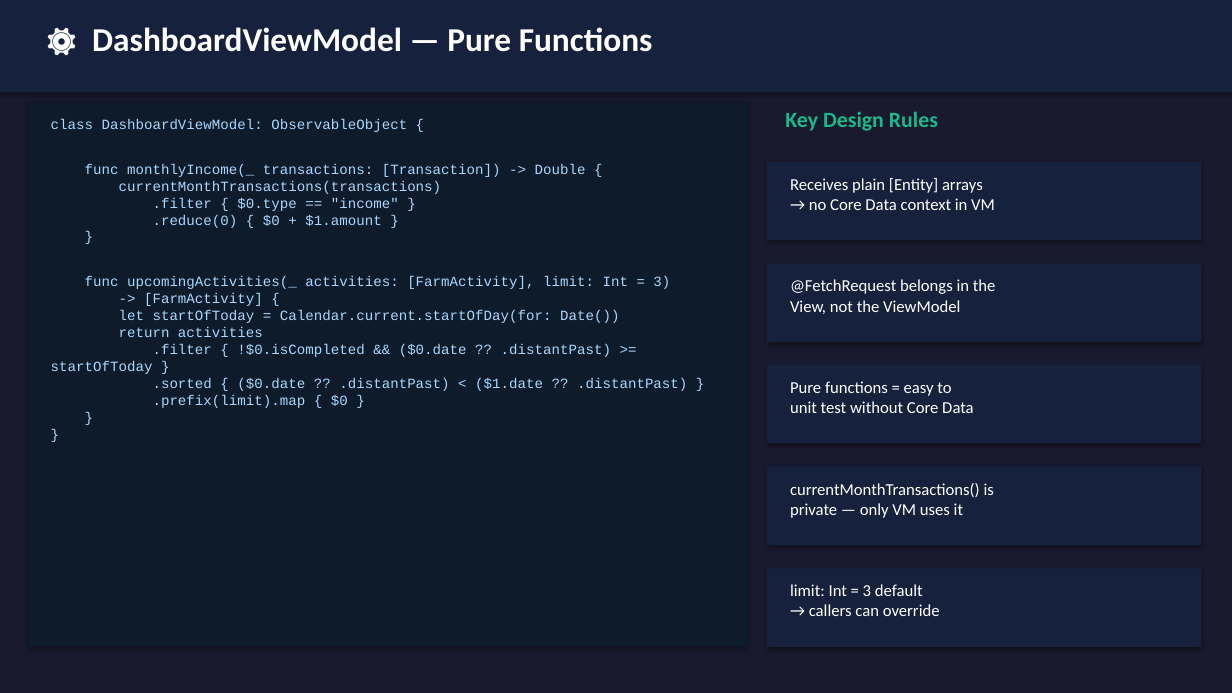
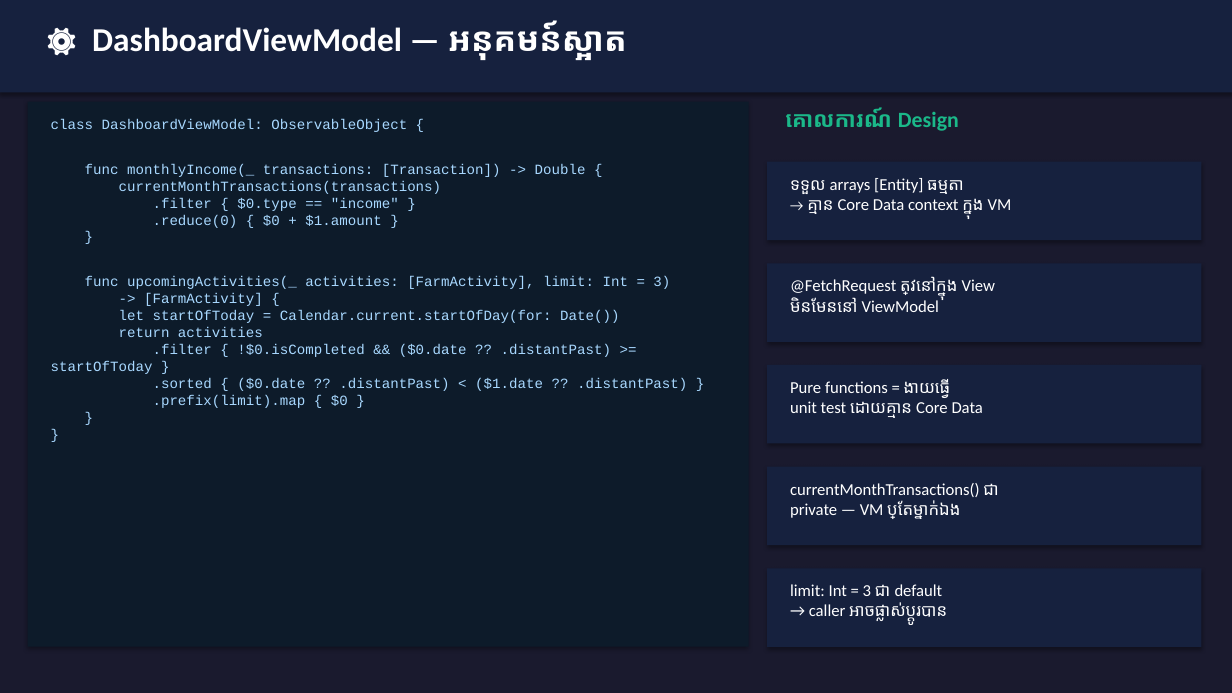
Before and after one commit to NemSothea/SwiftDoc, a slide deck: slide 5 of Week08/Week08_Dashboard_Tab.pptx. Drawn at 1232x693 pixels with LibreOffice and Linux fonts; fonts in the diff are those of the drawing. Boxes give left, top, right and bottom in pixels: in the first picture for what was removed or moved away, otherwise in the second. Text is boxed around its words. In the diff, an @@ line names an element or a change of style, - is before the commit and + after.

```diff
--- a/Week08/Week08_Dashboard_Tab.pptx
+++ b/Week08/Week08_Dashboard_Tab.pptx
@@ text at [92, 20, 627, 60]: text changed @@
-⚙️ DashboardViewModel — Pure Functions
+⚙️ DashboardViewModel — អនុគមន៍ស្អាត
@@ text at [785, 108, 959, 131]: text changed @@
-Key Design Rules
+គោលការណ៍ Design
@@ text at [790, 178, 1012, 216]: text changed @@
-Receives plain [Entity] arrays
-→ no Core Data context in VM
+ទទួល arrays [Entity] ធម្មតា
+→ គ្មាន Core Data context ក្នុង VM
@@ text at [790, 276, 995, 312]: text changed @@
-@FetchRequest belongs in the
-View, not the ViewModel
+@FetchRequest ត្រូវនៅក្នុង View
+មិនមែននៅ ViewModel
@@ text at [790, 379, 983, 418]: text changed @@
-Pure functions = easy to
-unit test without Core Data
+Pure functions = ងាយធ្វើ
+unit test ដោយគ្មាន Core Data
@@ text at [790, 483, 998, 519]: text changed @@
-currentMonthTransactions() is
-private — only VM uses it
+currentMonthTransactions() ជា
+private — VM ប្រើតែម្នាក់ឯង
@@ text at [790, 584, 947, 622]: text changed @@
-limit: Int = 3 default
-→ callers can override
+limit: Int = 3 ជា default
+→ caller អាចផ្លាស់ប្ដូរបាន
```
Also in this commit, not shown: 10 other slides changed, 1 slide added, 1 slide removed, 21 other files.
